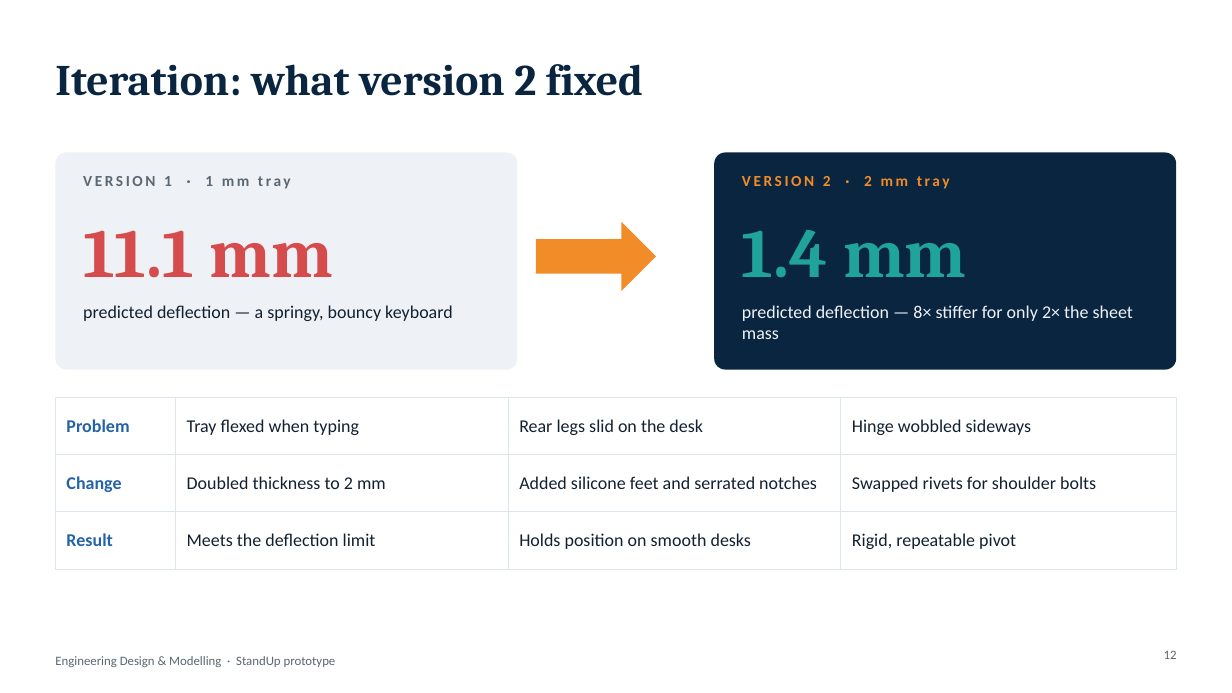
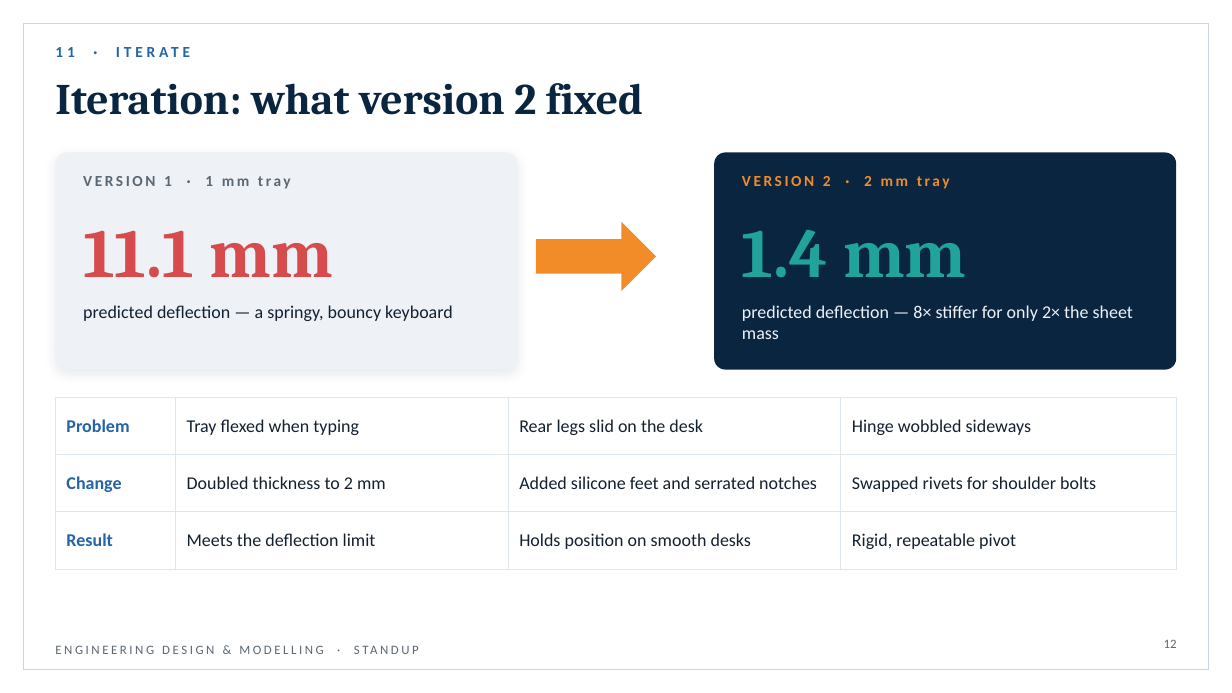
Before and after one commit to shrestha-droid/borepro, a slide deck: slide 12 of EngDesign_Prototype_Showcase.pptx. Drawn at 1232x693 pixels with LibreOffice and Linux fonts; fonts in the diff are those of the drawing. Boxes give left, top, right and bottom in pixels: in the first picture for what was removed or moved away, otherwise in the second. Text is boxed around its words. In the diff, an @@ line names an element or a change of style, - is before the commit and + after.

```diff
--- a/EngDesign_Prototype_Showcase.pptx
+++ b/EngDesign_Prototype_Showcase.pptx
@@ rectangle added at (23, 23, 1209, 670), outline #C9D5E1 0.75 pt @@
@@ text added at (55, 47, 74, 57), 12 pt, text #2563A8, bold @@
+11 · ITERATE
@@ title "Iteration: what version 2 fixed": place and size @@
-title "Iteration: what version 2 fixed" at (55, 64, 643, 96)
+title "Iteration: what version 2 fixed" at (55, 83, 643, 115)
@@ rounded rectangle at (55, 152, 518, 370): shadow on @@
@@ text at (55, 645, 323, 654): text changed @@
-Engineering Design & Modelling · StandUp prototype
+ENGINEERING DESIGN & MODELLING · STANDUP
@@ page number: place and size @@
-page number at (1164, 650, 1177, 659)
+page number at (1164, 639, 1177, 648)
```
Also in this commit, not shown: 13 other slides changed.
